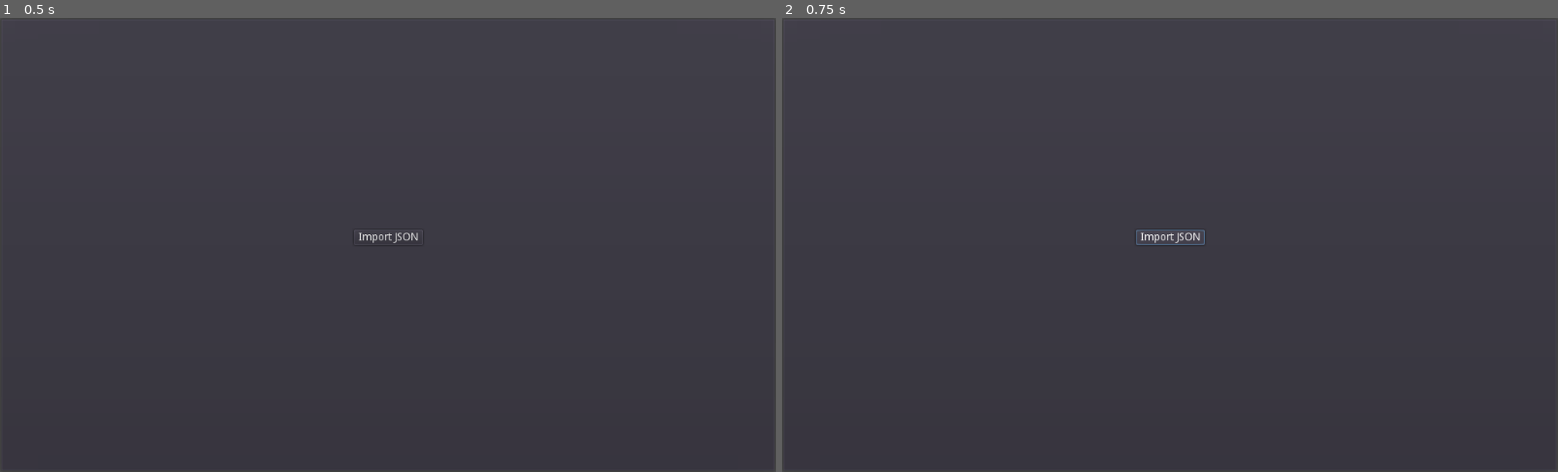
Above: before the commit, frames 1-2 (left to right).
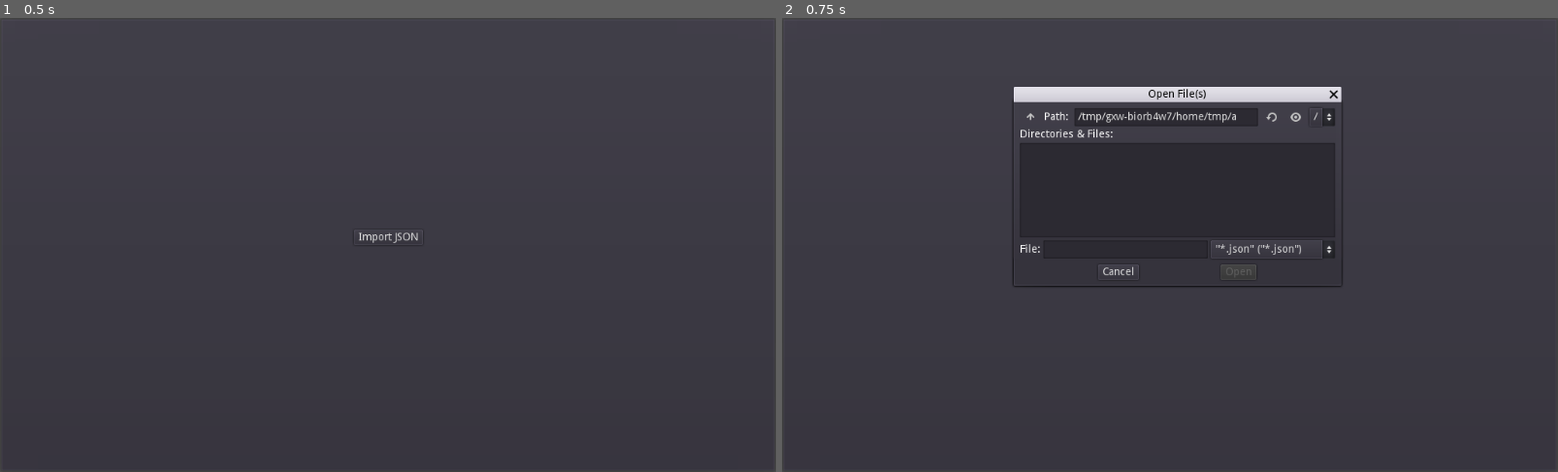
Above: after the commit, the same moments.

Repository: zacryol/spindle-of-serendipity
Game: Godot game, scene res://game/menus/MainMenu.tscn
The game is run twice, just before and just after one commit, with the same random seed, the same clock (stepped at 60 frames per second) and the same inputs. This scene is started directly instead of the project's main scene.
Inputs:
- Up to frame 1 (0.5 s): no input
- Up to frame 2 (0.75 s): click "Import JSON" at 0.5 s

Frame 1 is identical in both runs. In frame 2, 2.8% of the frame differs, in the area x 29-73%, y 15-60%.

Commit message:
Set Nodes to import .json files

Diff:
--- /dev/null
+++ b/game/menus/MainMenu.gd
@@ -0,0 +1,8 @@
+extends Control
+
+func _ready():
+	EntryImport.grab_saved_files()
+
+func _on_ImportButton_pressed():
+	$FileDialog.show()
+	pass # Replace with function body.
--- a/game/menus/MainMenu.tscn
+++ b/game/menus/MainMenu.tscn
@@ -1,8 +1,11 @@
-[gd_scene format=2]
+[gd_scene load_steps=2 format=2]
+
+[ext_resource path="res://game/menus/MainMenu.gd" type="Script" id=1]
 
 [node name="MainMenu" type="Control"]
 anchor_right = 1.0
 anchor_bottom = 1.0
+script = ExtResource( 1 )
 __meta__ = {
 "_edit_use_anchors_": false
 }
@@ -11,6 +14,7 @@
 anchor_right = 1.0
 anchor_bottom = 1.0
 __meta__ = {
+"_edit_lock_": true,
 "_edit_use_anchors_": false
 }
 
@@ -27,7 +31,21 @@
 "_edit_use_anchors_": false
 }
 
-[node name="Button" type="Button" parent="VBoxContainer"]
+[node name="ImportButton" type="Button" parent="VBoxContainer"]
 margin_right = 91.0
 margin_bottom = 20.0
 text = "Import JSON"
+
+[node name="FileDialog" type="FileDialog" parent="."]
+margin_left = 306.0
+margin_top = 111.0
+margin_right = 738.0
+margin_bottom = 354.0
+window_title = "Choose File[s]"
+resizable = true
+mode = 1
+access = 2
+filters = PoolStringArray( "\"*.json\"" )
+current_dir = "/home/zach/Documents/godot/spindle-of-serendipity"
+current_path = "/home/zach/Documents/godot/spindle-of-serendipity/"
+[connection signal="pressed" from="VBoxContainer/ImportButton" to="." method="_on_ImportButton_pressed"]
